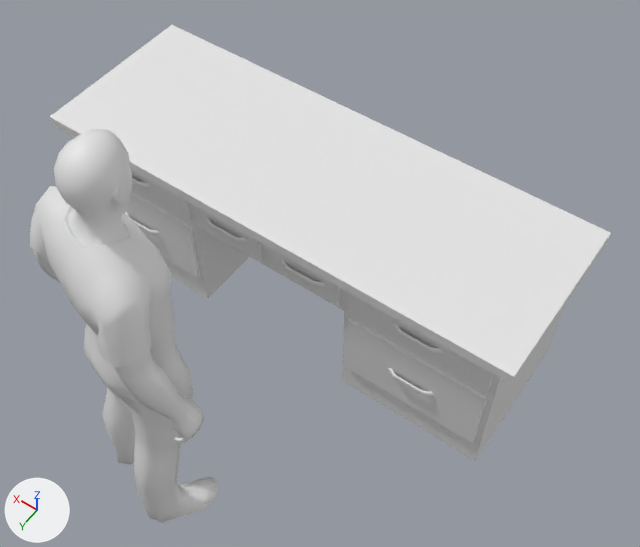
The Blender file _ART/Blender/Office/Desk.blend, before and after one commit.
One viewpoint serves both versions: a 50 mm lens placed at (-1.43, 1.97, 3.32), pointed at (-0.29, 0.38, 0.81). Lighting does not change. The marker at lower left points along +X, +Y and +Z.

Script lines for the objects in view, before the commit:
```python
me_average_man_02 = bpy.data.meshes.new('average_man_02')
me_average_man_02.from_pydata(...)  # 1216 vertices, 1404 faces; spans x -36.0..28.0, y 0.0..188.0, z -18.0..24.0
me_average_man_02.materials.append(None)
me_cube = bpy.data.meshes.new('Cube')
me_cube.from_pydata(...)  # 863 vertices, 761 faces, 2 loose edges; spans x -4.54..0.0, y -1.6..1.61, z -0.99..2.59
me_cube.polygons.foreach_set('use_smooth', [True] * 761)
ob_cube = bpy.data.objects.new('Cube', me_cube)
ob_cube.location = (0.0, 0.0, 0.24)
ob_cube.scale = (0.235, 0.235, 0.235)
_m = ob_cube.modifiers.new('Mirror', 'MIRROR')
_m.merge_threshold = 0.111
ob_humanref = bpy.data.objects.new('HumanRef', me_average_man_02)
ob_humanref.location = (0.0, 1.078, 0.0)
ob_humanref.rotation_euler = (1.571, 0.0, 0.0)  # degrees (90, 0, 0)
ob_humanref.scale = (0.00969, 0.00969, 0.00969)
```
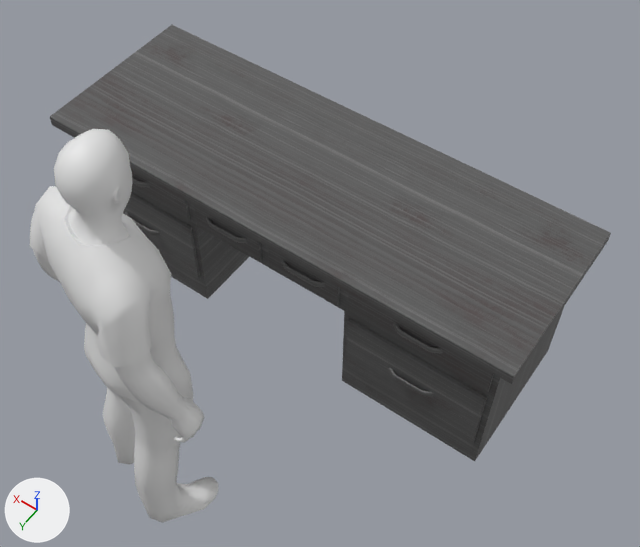
What differs and where, as boxes [x1, y1, x2, y2] in the pictures (640 x 547 px):
'Cube', recoloured (white to grey): [50, 25, 611, 461] in both

The change in detail:
Picture 'T_FineWood_D.jpg' (img_t_finewood_d_jpg) is new.
Material 'Wood' (mat_wood) is new.
Its texture is img_t_finewood_d_jpg.
me_cube has 863 vertices, 761 faces, 2 loose edges and spans x -4.54..0.0, y -1.6..1.61, z -0.99..2.59.
me_cube now uses material mat_wood (picture img_t_finewood_d_jpg).
